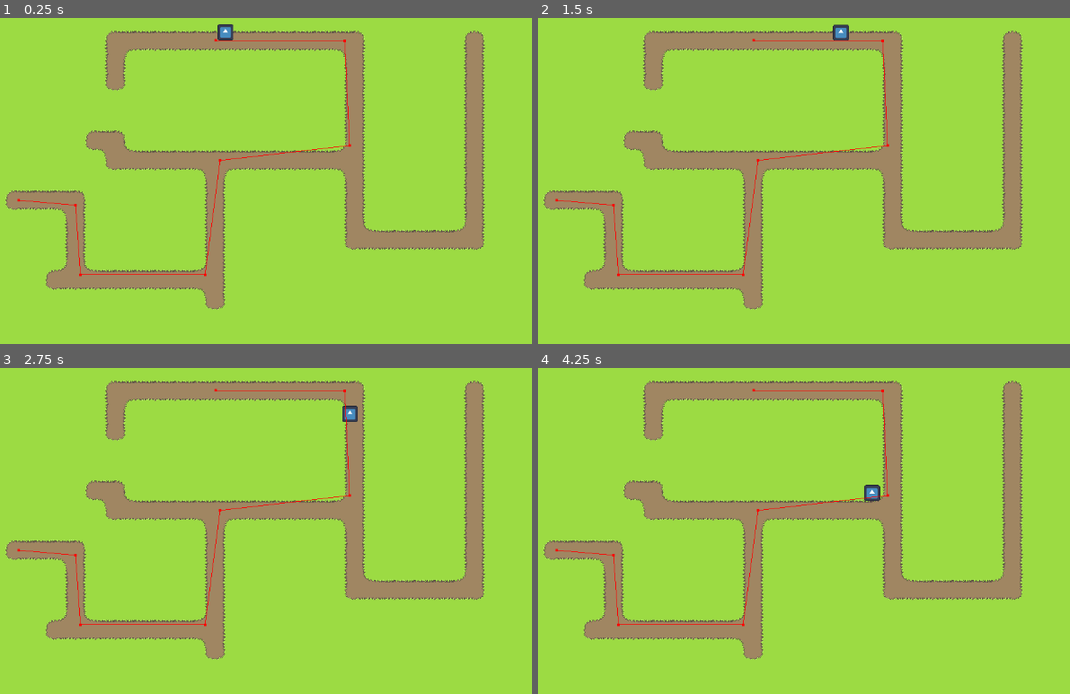
Above: before the commit, frames 1-4 (two rows, left to right).
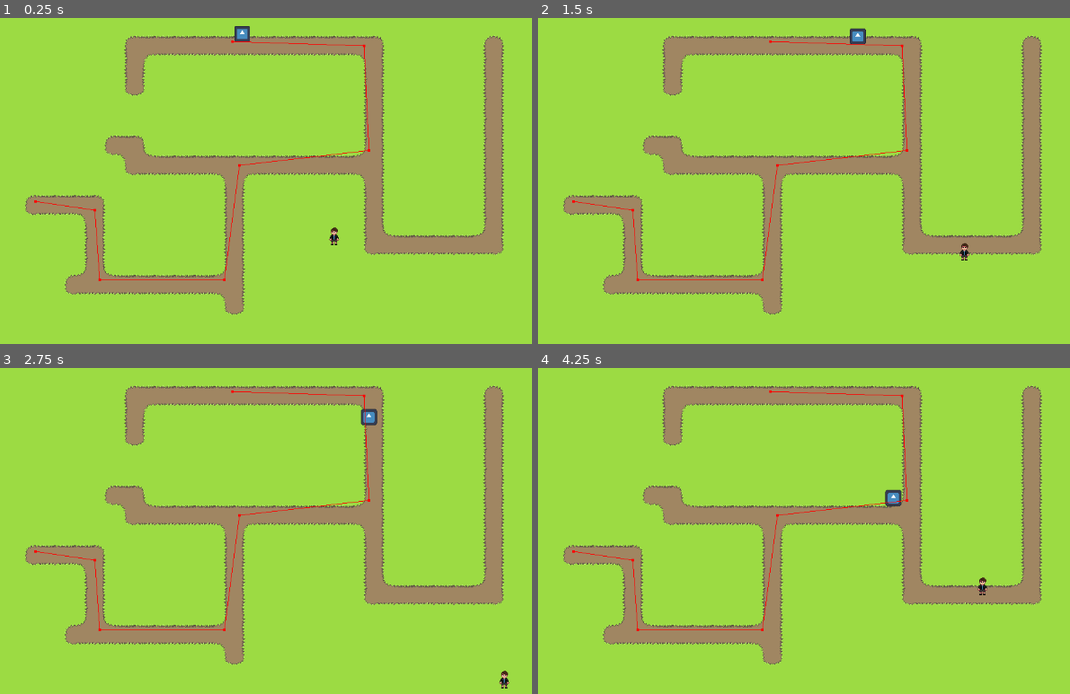
Above: after the commit, the same moments.

Repository: CoolerAtkam/CoolGame
Game: Godot game, scene res://scenes/screen.tscn
The game is run twice, just before and just after one commit, with the same random seed, the same clock (stepped at 60 frames per second) and the same inputs. The engine's default icon, where the game draws it, is replaced by a stand-in: a white triangle on a blue panel in a dark square.
Inputs:
- Up to frame 1 (0.25 s): no input
- Up to frame 2 (1.5 s): hold D (right) 0.53-1.28 s; hold Space (iteraction_enter) 0.53-1.28 s; hold S (down) from 1.28 s (still down); tap Space (iteraction_enter) at 1.35 s
- Up to frame 3 (2.75 s): release S (down) at 2.03 s; hold D (right) from 2.03 s (still down); hold Space (iteraction_enter) from 2.03 s (still down)
- Up to frame 4 (4.25 s): release D (right) at 2.78 s; release Space (iteraction_enter) at 2.78 s; hold W (up) 2.78-3.53 s; tap Space (iteraction_enter) at 2.85 s; hold A (left) from 3.53 s (still down); hold Space (iteraction_enter) from 3.53 s (still down)

The runs differ from the first frame. In frame 1, 21% of the frame differs, in the area x 1-95%, y 1-92%; in frame 2, 21%; in frame 3, 21%; in frame 4, 21%.

Commit message:
made the player have a normal sprite

Diff:
--- a/project.godot
+++ b/project.godot
@@ -73,3 +73,7 @@
 2d_navigation/layer_1="NPC"
 2d_physics/layer_2="Enviroment"
 2d_physics/layer_3="NPC"
+
+[rendering]
+
+textures/canvas_textures/default_texture_filter=0
--- a/scenes/player.tscn
+++ b/scenes/player.tscn
@@ -1,23 +1,25 @@
 [gd_scene load_steps=4 format=3 uid="uid://tkuga7p37vnk"]
 
-[ext_resource type="Texture2D" uid="uid://teb68uuw1bnt" path="res://icon.svg" id="1_3vyb7"]
 [ext_resource type="Script" uid="uid://080ihopgifme" path="res://scripts/player.gd" id="1_g2els"]
+[ext_resource type="Texture2D" uid="uid://c7a6o6vj48d2s" path="res://assets/sprites/Sprite-0003.png" id="2_g2els"]
 
-[sub_resource type="RectangleShape2D" id="RectangleShape2D_g2els"]
-size = Vector2(128, 128)
+[sub_resource type="CapsuleShape2D" id="CapsuleShape2D_qhqgy"]
+radius = 8.0
+height = 28.0
 
 [node name="Player" type="CharacterBody2D"]
 motion_mode = 1
 script = ExtResource("1_g2els")
 speed = 200.0
+acceleration = 10.0
 
 [node name="Sprite2D" type="Sprite2D" parent="."]
-position = Vector2(0, -64)
-texture = ExtResource("1_3vyb7")
+position = Vector2(0, -14.5)
+texture = ExtResource("2_g2els")
 
 [node name="CollisionShape2D" type="CollisionShape2D" parent="."]
-position = Vector2(0, -64)
-shape = SubResource("RectangleShape2D_g2els")
+position = Vector2(0, -14)
+shape = SubResource("CapsuleShape2D_qhqgy")
 
 [node name="InteractionTimer" type="Timer" parent="."]
 
--- a/scenes/screen.tscn
+++ b/scenes/screen.tscn
@@ -442,17 +442,16 @@
 [node name="Screen" type="Node2D"]
 
 [node name="Terrain" type="TileMapLayer" parent="."]
-position = Vector2(-4, -6)
 tile_map_data = PackedByteArray("AADz////AQAAAAEAAADz/wAAAQAAAAEAAADz/wEAAQAFAAkAAADz/wIAAQABAAIAAADz/wMAAQABAAUAAADz/w …(22736 unchanged characters)…
 tile_set = SubResource("TileSet_b7nko")
 metadata/_edit_lock_ = true
 
 [node name="Camera2D" type="Camera2D" parent="."]
-position = Vector2(15, -98)
+position = Vector2(-12, -100)
 position_smoothing_enabled = true
 
 [node name="Player" parent="." instance=ExtResource("2_qc0hx")]
-position = Vector2(760, -143)
+metadata/_edit_group_ = true
 
 [node name="NpcTargets" type="Node2D" parent="."]
 
